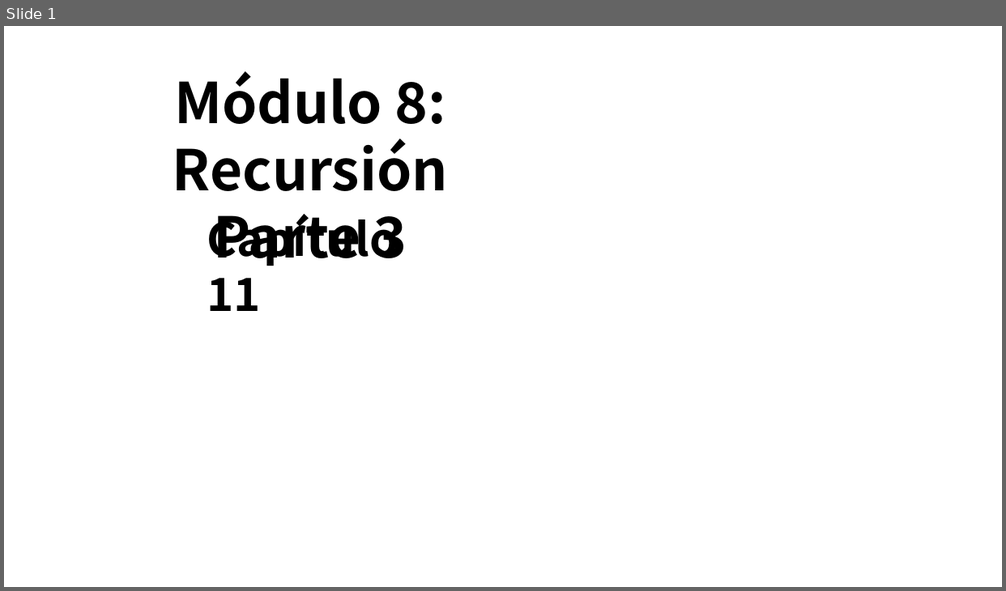
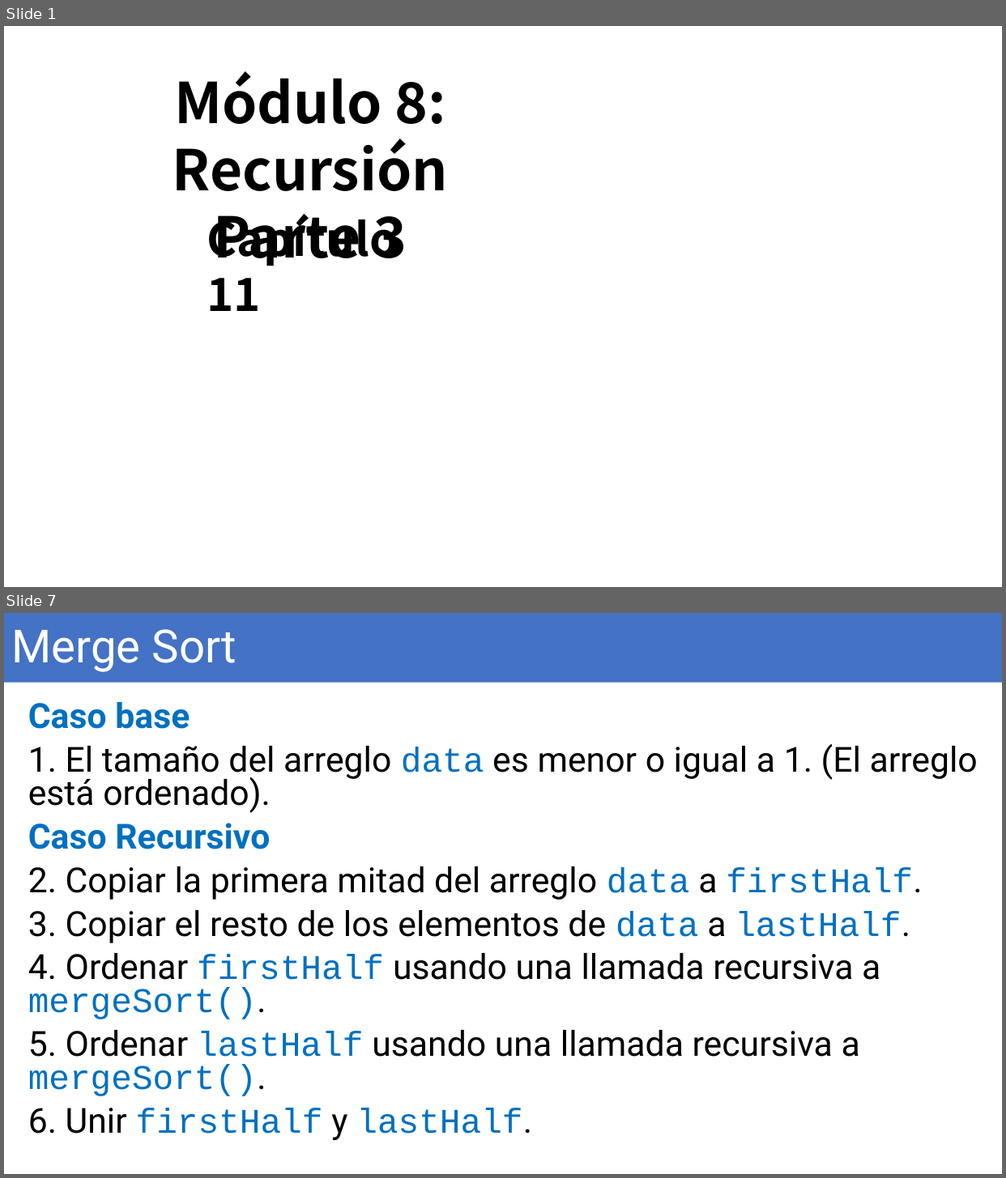
Before and after one commit to OMardil/INFO2, a slide deck: MOD08_Recursion/01 Presentacion/INFO2_MOD08_3-Merge_Sort.pptx. Shown one above the other, each under a label of ours: slide 1 before the commit, slides 1 and 7 after it; the slides between them are not shown. The pictures are 1006x591 and 1006x1178 pixels, drawn with LibreOffice and Linux fonts; fonts in the diff are those of the drawing; background and template pictures are left out. Boxes give left, top, right and bottom in pixels: in the first picture for what was removed or moved away, otherwise in the second. Text is boxed around its words. In the diff, an @@ line names an element or a change of style, - is before the commit and + after.

```diff
--- a/MOD08_Recursion/01 Presentacion/INFO2_MOD08_3-Merge_Sort.pptx
+++ b/MOD08_Recursion/01 Presentacion/INFO2_MOD08_3-Merge_Sort.pptx
@@ slide 7 added at [4, 613, 1002, 1174], background #FFFFFF @@
@@ title added at [4, 613, 1002, 683], fill #4472C4, 44 pt, text #FFFFFF @@
+Merge Sort
@@ text added at [28, 702, 978, 1140], 33.3 pt, text #000000 @@
+Caso base
+1. El tamaño del arreglo data es menor o igual a 1. (El arreglo está ordenado).
+Caso Recursivo
+2. Copiar la primera mitad del arreglo data a firstHalf.
+3. Copiar el resto de los elementos de data a lastHalf.
+4. Ordenar firstHalf usando una llamada recursiva a mergeSort().
+5. Ordenar lastHalf usando una llamada recursiva a mergeSort().
+6. Unir firstHalf y lastHalf.
```
Also in this commit, not shown: 2 slides changed, 8 other slides added, 4 slides removed, 3 other files.
